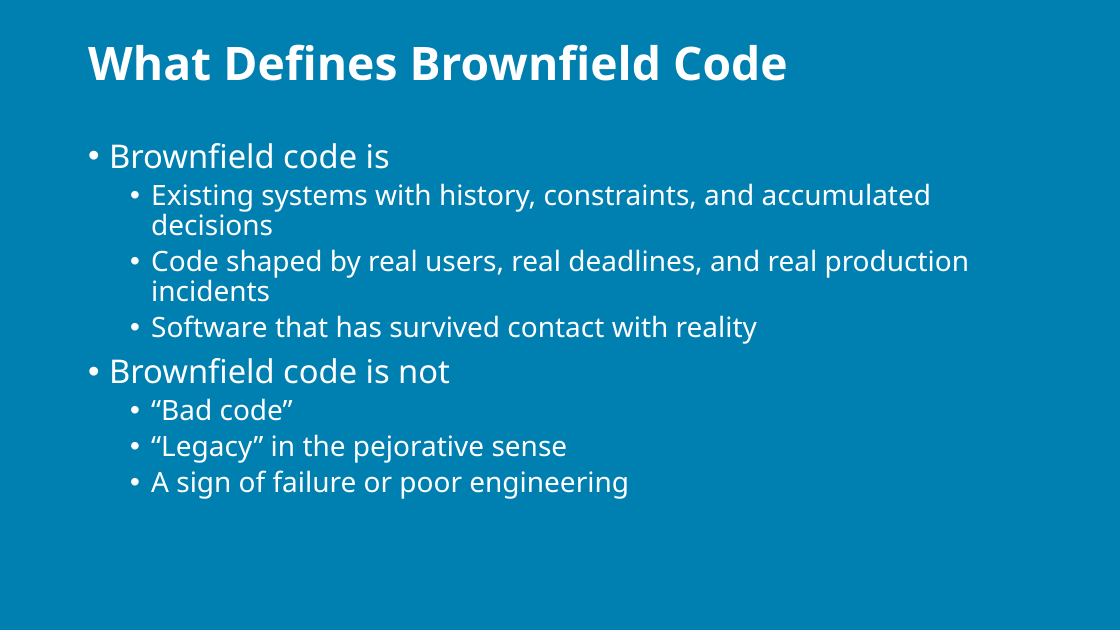
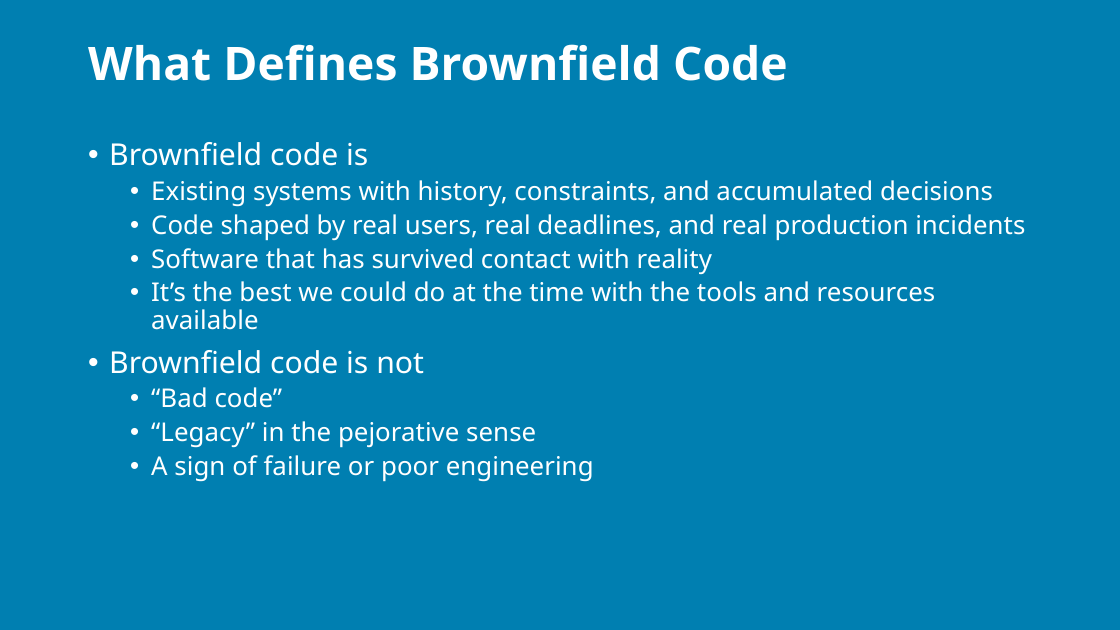
Before and after one commit to j0hnnymiller/AI-Assisted-Software-Development, a slide deck: slide 7 of Slides/AIABSD-2-day-brownfield.pptx. Drawn at 1120x630 pixels with LibreOffice and Linux fonts; fonts in the diff are those of the drawing; background and template pictures are left out. Boxes give left, top, right and bottom in pixels: in the first picture for what was removed or moved away, otherwise in the second. Text is boxed around its words. In the diff, an @@ line names an element or a change of style, - is before the commit and + after.

```diff
--- a/Slides/AIABSD-2-day-brownfield.pptx
+++ b/Slides/AIABSD-2-day-brownfield.pptx
@@ text at box(109, 142, 1025, 482): size 21 to 19.4 pt in "Brownfield code is", "Brownfield code is not"; size 18 to 16.6 pt in "Existing systems with history, constraints, and accumulated ...", "Code shaped by real users, real deadlines, ...", "Software that has survived contact with reality", "“Bad code”" and 2 more places @@
@@ text at box(151, 281, 936, 330): paragraph added @@
+  • It’s the best we could do at the time with the tools and resources available
```
Also in this commit, not shown: 13 other slides changed, 1 other file.
